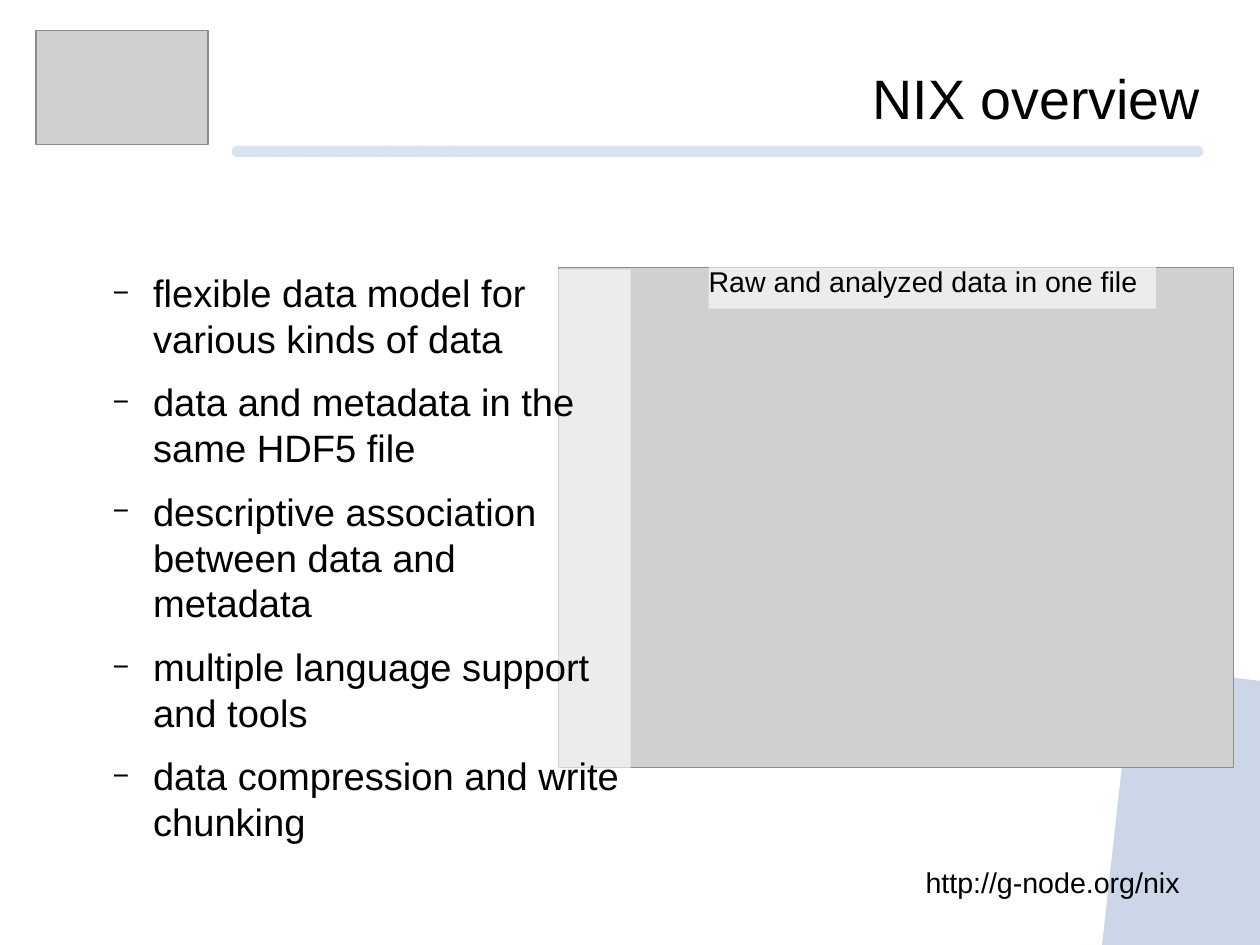
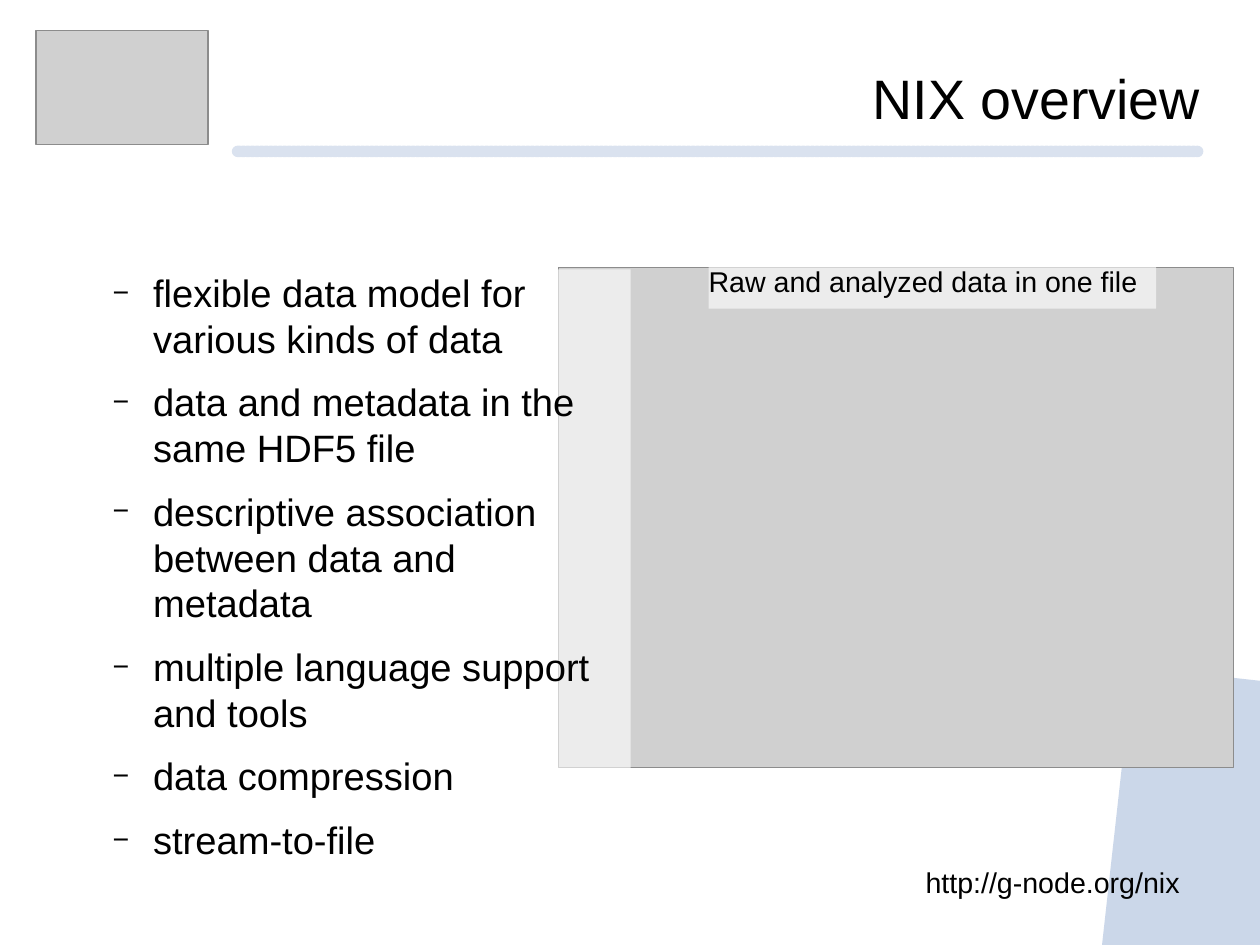
Before and after one commit to mpsonntag/prespost, a slide deck: slide 8 of 202109_BCCN_online/202109_BCCN_Online_conference.odp. Drawn at 1260x945 pixels with LibreOffice and Linux fonts; fonts in the diff are those of the drawing; grey boxes stand for pictures; background and template pictures are left out. Boxes give left, top, right and bottom in pixels: in the first picture for what was removed or moved away, otherwise in the second. Text is boxed around its words. In the diff, an @@ line names an element or a change of style, - is before the commit and + after.

```diff
--- a/202109_BCCN_online/202109_BCCN_Online_conference.odp
+++ b/202109_BCCN_online/202109_BCCN_Online_conference.odp
@@ text at bbox=[153, 762, 454, 855]: text changed @@
-  − data compression and write chunking
+  − data compression
+  − stream-to-file
```
Also in this commit, not shown: 7 other slides changed, 1 other file.
